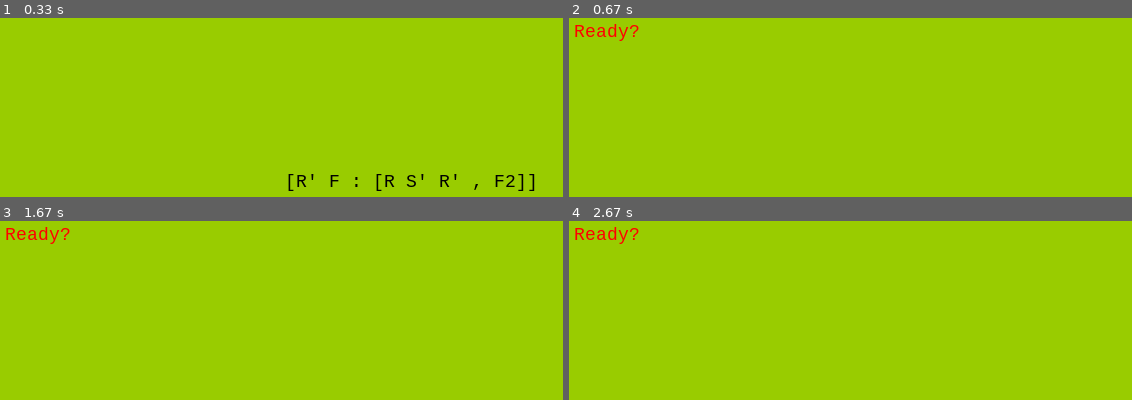
Above: before the commit, frames 1-4 (two rows, left to right).
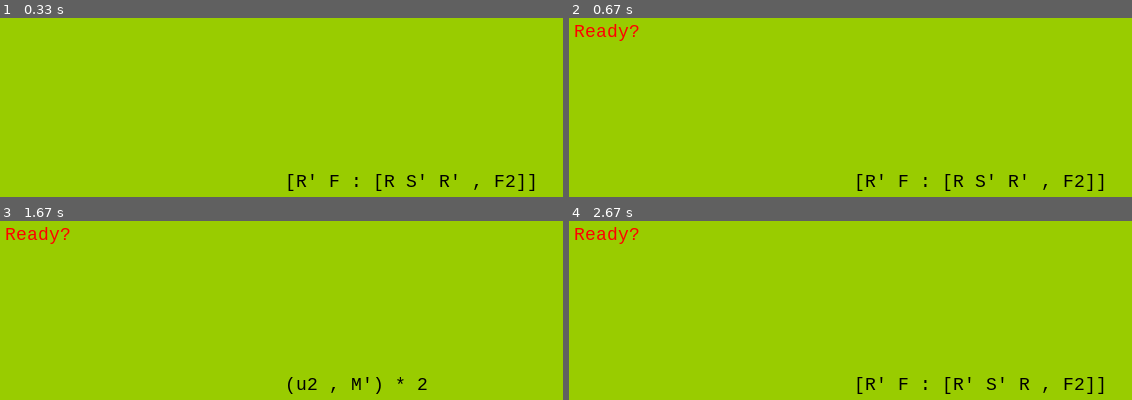
Above: after the commit, the same moments.

Repository: greenteasocha/threeatyle
Game: pygame game, started from pygametest/core.py
The game is run twice, just before and just after one commit, with the same random seed, the same clock (stepped at 60 frames per second) and the same inputs.
Inputs:
- Up to frame 1 (0.33 s): no input
- Up to frame 2 (0.67 s): hold Left from 0.33 s (still down)
- Up to frame 3 (1.67 s): release Left at 0.87 s; hold Left 0.9-1.3 s; hold Left from 1.33 s (still down)
- Up to frame 4 (2.67 s): release Left at 1.8 s; hold Left 1.83-2.37 s; hold Left from 2.4 s (still down)

Frame 1 is identical in both runs. In frame 2, 0.8% of the frame differs, in the area x 51-96%, y 87-97%; in frame 3, 0.4%; in frame 4, 0.8%.

Commit message:
Readyと手順を同時に表示するように

Diff:
--- a/pygametest/core.py
+++ b/pygametest/core.py
@@ -18,8 +18,8 @@
 
     sysfont = pygame.font.SysFont("Consolas", 20)
 
-    e_timer = EventTimer(screen, sysfont)
     render = RenderingOperator(sysfont, screen)
+    e_timer = EventTimer(screen, sysfont, render)
     alg_iterator = set_iterator()
 
     # initial render
@@ -39,6 +39,7 @@
         # screen.blit(hello1, (20, 50))
         screen.fill(BACKGROUND)
         render.set_alg(alg, str(idx), letter)
+        render.draw_alg()
         pygame.display.update()
 
         for event in pygame.event.get():
--- a/pygametest/iterator.py
+++ b/pygametest/iterator.py
@@ -15,6 +15,8 @@
             random.shuffle(self.akeys)
         self.alen = len(self.akeys)
         self.idx = 0
+        self.besttime = {}
+        self.lasttime = {}
 
     def __iter__(self):
         return self
--- a/pygametest/utils.py
+++ b/pygametest/utils.py
@@ -10,13 +10,16 @@
 KEY_TIMER = K_LEFT
 
 class EventTimer():
-    def __init__(self, screen, sysfont):
+    def __init__(self, screen, sysfont, render):
         self.hold_to_start = 200 # ms
         self.wait_after_measure = 200 # ms
         self.screen = screen
         self.sysfont = sysfont
+        self.render = render
         self.is_measured = False
         self.last_measured = 100000000
+        self.last_letter = ""
+        self.last_alg = ""
 
     def start_decision(self) -> None:
         """
@@ -52,8 +55,8 @@
                     is_ready = True
 
                     self.screen.fill(BACKGROUND)
-                    text_ready = self.sysfont.render("Ready?", True, (255, 0, 0)) # 赤文字へ
-                    self.screen.blit(text_ready, (20, 50))
+                    self.render.draw_ready()
+                    self.render.draw_alg()
                     pygame.display.update()
 
     def countup(self):
@@ -65,10 +68,8 @@
             t_passed = t_now - t_0
 
             self.screen.fill(BACKGROUND)
-            text_running = self.sysfont.render("Running...", True, (0, 0, 0))
-            text_curtime = self.sysfont.render(str(t_passed/1000), True, (0, 0, 0))
-            self.screen.blit(text_running, (20, 50))
-            self.screen.blit(text_curtime, (20, 100))
+            self.render.draw_running(t_passed)
+            self.render.draw_alg()
             pygame.display.update()
 
             for event in pygame.event.get():
@@ -85,15 +86,31 @@
         self.screen = screen
 
     def set_alg(self,
-                alg,
-                idx,
-                letter,
+                alg: str,
+                idx: str,
+                letter: str,
                 pos_alg=(300, 200)):
-        text_alg = self.sysfont.render(alg, True, BLACK)
-        text_idx = self.sysfont.render(idx, True, BLACK)
-        text_letter = self.sysfont.render(letter, True, BLACK)
-        self.screen.blit(text_alg, pos_alg)
+        self.alg = alg
+        self.idx = idx
+        self.letter = letter
+        self.pos_alg = pos_alg
 
+
+    def draw_alg(self):
+        text_alg = self.sysfont.render(self.alg, True, BLACK)
+        text_idx = self.sysfont.render(self.idx, True, BLACK)
+        text_letter = self.sysfont.render(self.letter, True, BLACK)
+        self.screen.blit(text_alg, self.pos_alg)
+
+    def draw_ready(self, pos_ready=(20, 50)):
+        text_ready = self.sysfont.render("Ready?", True, (255, 0, 0))  # 赤文字へ
+        self.screen.blit(text_ready, (20, 50))
+
+    def draw_running(self, curtime: int, pos_time=(20, 100)):
+        text_running = self.sysfont.render("Running...", True, (0, 0, 0))
+        text_curtime = self.sysfont.render(str(curtime / 1000), True, (0, 0, 0))
+        self.screen.blit(text_running, (20, 50))
+        self.screen.blit(text_curtime, (20, 100))
 
 
 def main():
